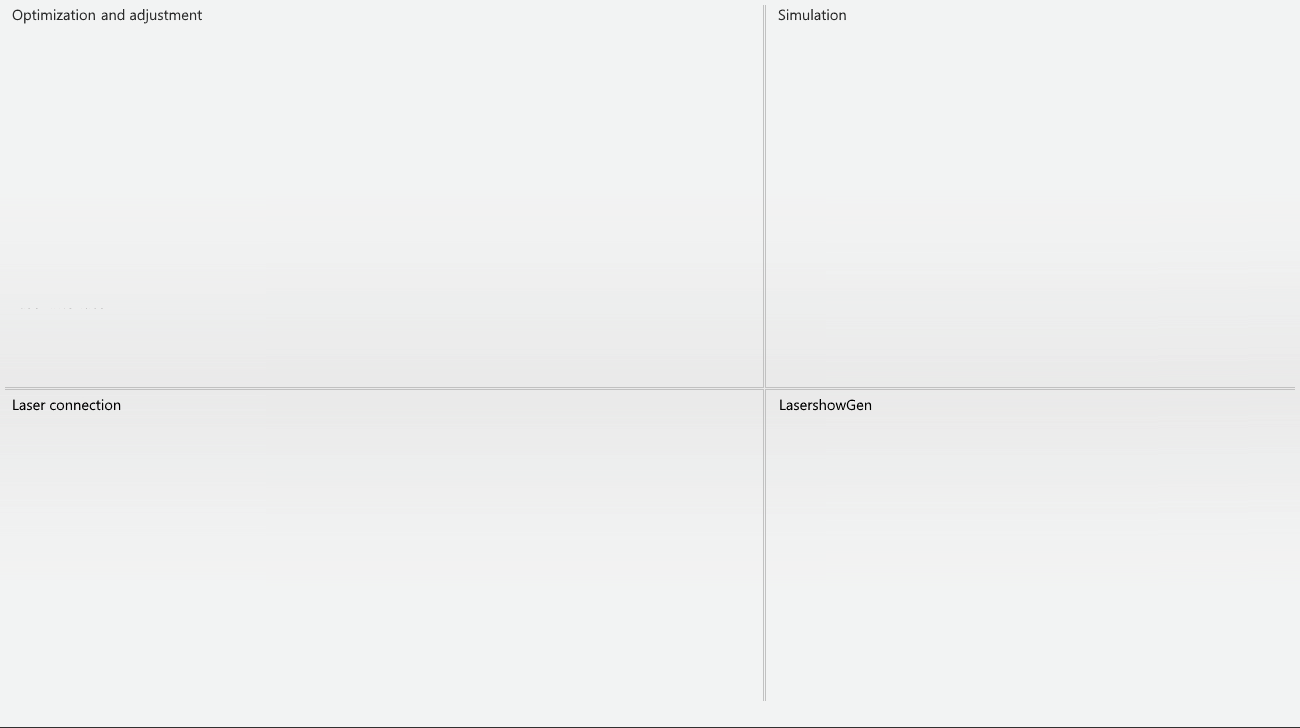
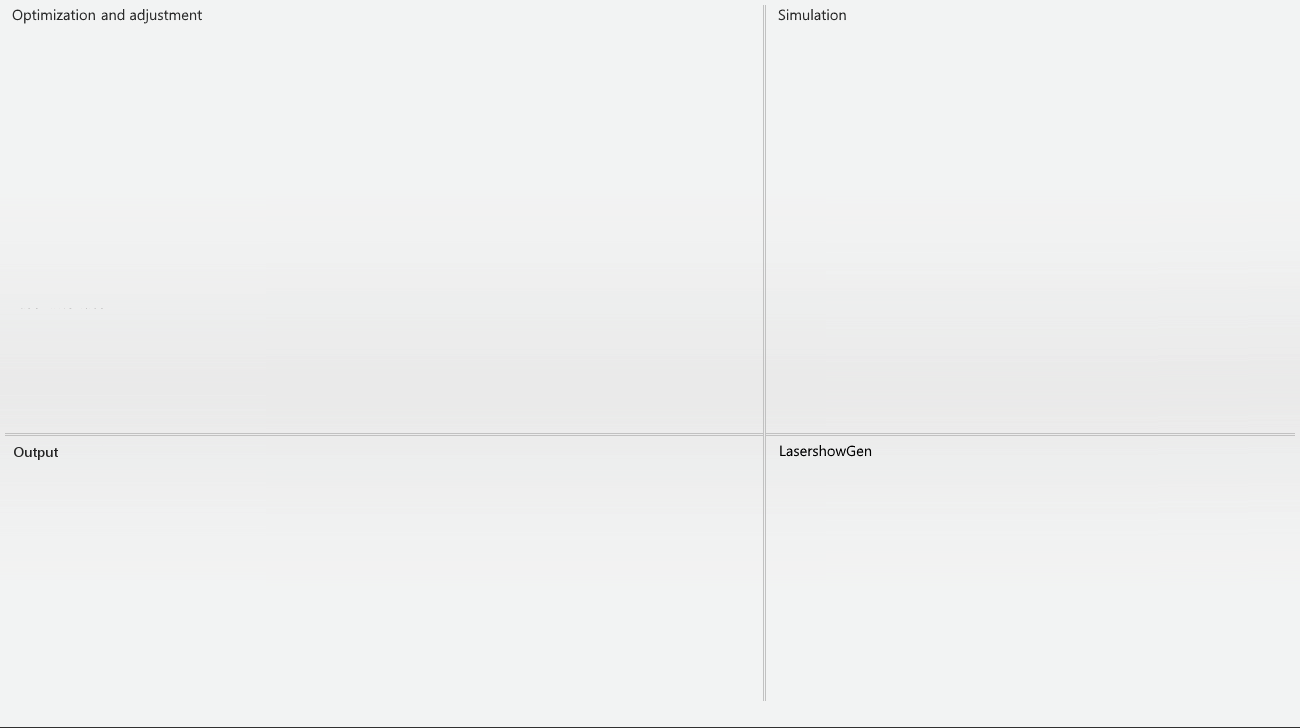
Comparing the layer stacks of the two 1300 x 728 images. Changes:
added layer "Output" above "Separation lines" over [14, 447, 58, 460]
painted on "Separation lines" over [5, 387, 1295, 457]
